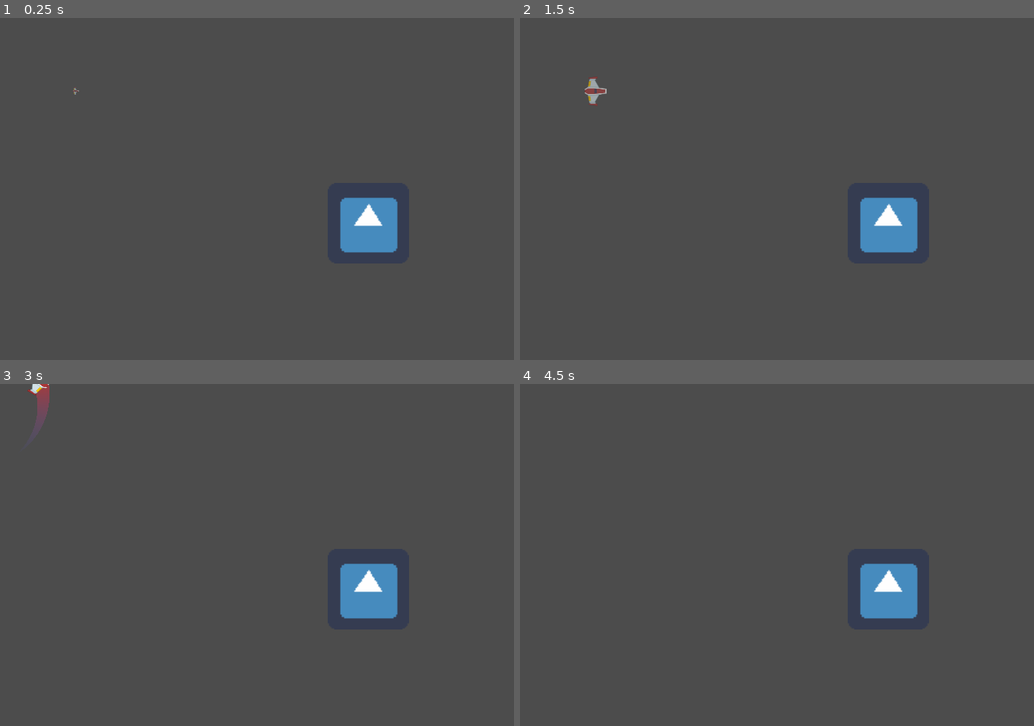
Above: before the commit, frames 1-4 (two rows, left to right).
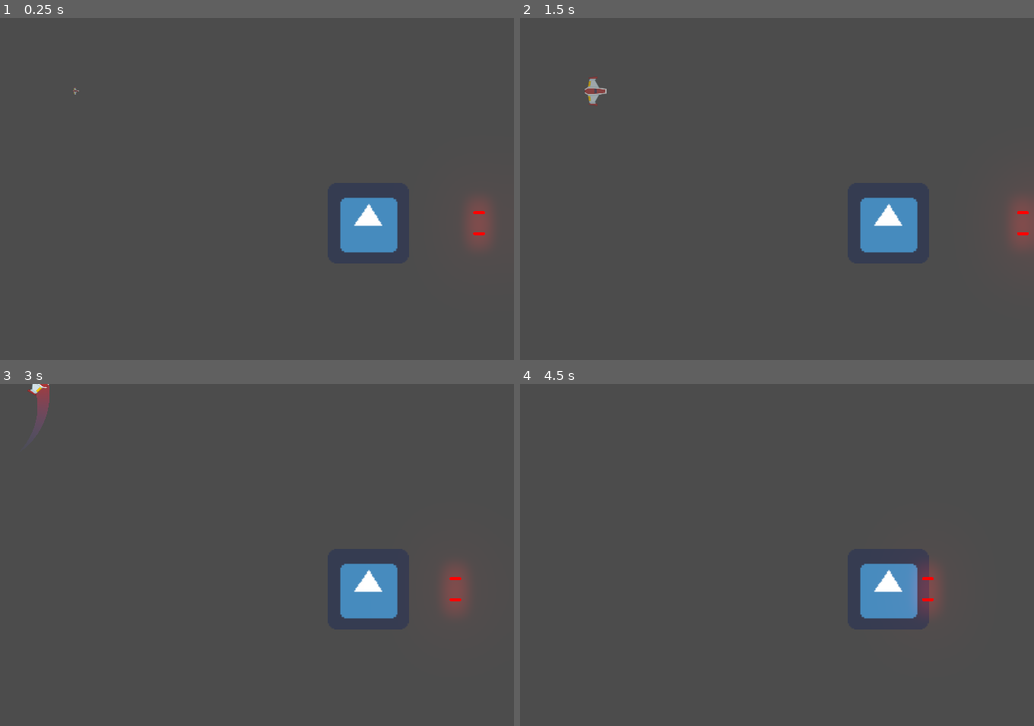
Above: after the commit, the same moments.

Repository: Matias-Barboza/Meteoritos_PixelLab_Nivel3
Game: Godot game, scene res://Juego/Niveles/NivelTest.tscn
Two runs of this game, one before a commit and one after it. Both use one fixed random seed, a clock stepped at 60 frames per second and the inputs below. The project has no main scene, so this scene is started directly. The engine's default icon, where the game draws it, is replaced by a stand-in: a white triangle on a blue panel in a dark square.
Inputs (mouse positions are in pixels of both pictures, inside the frame that each line leads up to):
- Up to frame 1 (0.25 s): no input
- Up to frame 2 (1.5 s): move the mouse to (864, 171) at 0.52 s; hold W (mover_adelante) 0.53-1.28 s; hold Right mouse button (disparo_laser) 0.53-1.28 s; move the mouse to (607, 206) at 1.27 s; hold S (mover_atras) from 1.28 s (still down); click (607, 206) at 1.35 s
- Up to frame 3 (3 s): move the mouse to (272, 479) at 2.02 s; release S (mover_atras) at 2.03 s; hold D (rotar_antihorario) 2.03-2.78 s; hold W (mover_adelante) from 2.03 s (still down); move the mouse to (179, 623) at 2.77 s; tap A (rotar_horario) at 2.85 s
- Up to frame 4 (4.5 s): move the mouse to (910, 606) at 3.52 s; release W (mover_adelante) at 3.53 s; hold Right mouse button (disparo_laser) 3.53-4.28 s; hold S (mover_atras) from 3.53 s (still down); move the mouse to (545, 503) at 4.27 s; click (545, 503) at 4.35 s

The runs differ from the first frame. In frame 1, 0.6% of the frame differs, in the area x 90-96%, y 52-68%; in frame 2, 0.7%, in the area x 95-100%, y 52-68%; in frame 3, 0.6%; in frame 4, 0.7%.

Commit message:
Impacto en player y enemigo

Diff:
--- /dev/null
+++ b/Juego/Naves/Enemigos/Area2D.gd
@@ -0,0 +1,4 @@
+extends Area2D
+
+func recibir_danio(danio : float) -> void:
+	owner.recibir_danio(danio)
--- a/Juego/Naves/Enemigos/EnemigoDummy.gd
+++ b/Juego/Naves/Enemigos/EnemigoDummy.gd
@@ -1,8 +1,24 @@
 extends Node2D
 
+
+#Atributos
+export var hitpoints : float = 10
+
+
+func _process(delta: float) -> void:
+
+	$Canion.set_esta_disparando(true)
 
 
 func _on_Area2D_body_entered(body: Node) -> void:
 
 	if body is Player:
 		body.destruir()
+
+
+func recibir_danio(danio : float):
+
+	hitpoints -= danio
+
+	if hitpoints < 0.0:
+		queue_free()
--- a/Juego/Naves/Enemigos/EnemigoDummy.tscn
+++ b/Juego/Naves/Enemigos/EnemigoDummy.tscn
@@ -1,7 +1,10 @@
-[gd_scene load_steps=4 format=2]
+[gd_scene load_steps=7 format=2]
 
 [ext_resource path="res://icon.png" type="Texture" id=1]
 [ext_resource path="res://Juego/Naves/Enemigos/EnemigoDummy.gd" type="Script" id=2]
+[ext_resource path="res://Juego/Naves/Enemigos/Area2D.gd" type="Script" id=3]
+[ext_resource path="res://Juego/Proyectiles/ProyectilEnemigo.tscn" type="PackedScene" id=4]
+[ext_resource path="res://Juego/Proyectiles/Canion.tscn" type="PackedScene" id=5]
 
 [sub_resource type="RectangleShape2D" id=1]
 extents = Vector2( 116, 116 )
@@ -12,6 +15,7 @@
 [node name="Area2D" type="Area2D" parent="."]
 collision_layer = 2
 collision_mask = 13
+script = ExtResource( 3 )
 
 [node name="CollisionShape2D" type="CollisionShape2D" parent="Area2D"]
 shape = SubResource( 1 )
@@ -20,4 +24,15 @@
 scale = Vector2( 4, 4 )
 texture = ExtResource( 1 )
 
+[node name="Canion" parent="." instance=ExtResource( 5 )]
+proyectil = ExtResource( 4 )
+
+[node name="PuntoIzquierdo" parent="Canion" index="0"]
+position = Vector2( 0, -33 )
+
+[node name="PuntoDerecho" parent="Canion" index="1"]
+position = Vector2( 0, 33 )
+
 [connection signal="body_entered" from="Area2D" to="." method="_on_Area2D_body_entered"]
+
+[editable path="Canion"]
--- a/Juego/Naves/Player/Player.gd
+++ b/Juego/Naves/Player/Player.gd
@@ -14,6 +14,8 @@
 export var potencia_motor : int = 30
 export var potencia_rotacion : int = 270
 export var estela_maxima : int = 150
+export var hitpoints : float = 10
+
 
 #Atributos
 var empuje : Vector2 = Vector2.ZERO
@@ -27,6 +29,8 @@
 onready var estela : Estela = $PuntoInicioEstela/Trail2D
 onready var sfx_motor : AudioStreamPlayer2D = $SFXMotor
 onready var colisionador : CollisionShape2D = $CollisionShape2D
+onready var sfx_hurt : AudioStreamPlayer = $SFXImpactoDanio
+
 
 # Métodos
 func _ready() -> void:
@@ -129,6 +133,15 @@
 	controlador_estados(ESTADO.MUERTO)
 
 
+func recibir_danio(danio : float):
+
+	hitpoints -= danio
+	sfx_hurt.play()
+
+	if hitpoints < 0.0:
+		destruir()
+
+
 func _on_AnimationPlayer_animation_finished(anim_name: String) -> void:
 	if anim_name == "spawn":
 		controlador_estados(ESTADO.VIVO)
--- a/Juego/Naves/Player/Player.tscn
+++ b/Juego/Naves/Player/Player.tscn
@@ -7,6 +7,7 @@
 [ext_resource path="res://Juego/Proyectiles/Láser/LaserBeam2D.tscn" type="PackedScene" id=5]
 [ext_resource path="res://Juego/Naves/Player/Trail/Trail2D.tscn" type="PackedScene" id=6]
 [ext_resource path="res://Juego/Naves/Player/Motor/SFXMotor.tscn" type="PackedScene" id=7]
+[ext_resource path="res://Juego/Naves/Player/impacto_player.ogg" type="AudioStream" id=8]
 
 [sub_resource type="CircleShape2D" id=1]
 radius = 36.0555
@@ -85,6 +86,7 @@
 
 [node name="LaserBeam2D" parent="." instance=ExtResource( 5 )]
 position = Vector2( 40, 0 )
+collide_with_areas = true
 
 [node name="PuntoInicioEstela" type="Position2D" parent="."]
 position = Vector2( -9, 0 )
@@ -104,6 +106,10 @@
 anims/default = SubResource( 2 )
 anims/spawn = SubResource( 3 )
 
+[node name="SFXImpactoDanio" type="AudioStreamPlayer" parent="."]
+stream = ExtResource( 8 )
+bus = "SFX"
+
 [connection signal="animation_finished" from="AnimationPlayer" to="." method="_on_AnimationPlayer_animation_finished"]
 
 [editable path="Canion"]
--- a/Juego/Proyectiles/Láser/LaserBeam2D.gd
+++ b/Juego/Proyectiles/Láser/LaserBeam2D.gd
@@ -15,6 +15,7 @@
 # It plays appearing and disappearing animations when it's not animating.
 # See `appear()` and `disappear()` for more information.
 var is_casting := false setget set_is_casting
+var radio_danio : float = 2.0
 
 onready var fill := $FillLine2D
 onready var tween := $Tween
@@ -33,7 +34,7 @@
 
 func _physics_process(delta: float) -> void:
 	cast_to = (cast_to + Vector2.RIGHT * cast_speed * delta).limit_length(max_length)
-	cast_beam()
+	cast_beam(delta)
 
 
 func set_is_casting(cast: bool) -> void:
@@ -59,7 +60,7 @@
 
 # Controls the emission of particles and extends the Line2D to `cast_to` or the ray's
 # collision point, whichever is closest.
-func cast_beam() -> void:
+func cast_beam(delta : float) -> void:
 	var cast_point := cast_to
 
 	force_raycast_update()
@@ -69,6 +70,8 @@
 		cast_point = to_local(get_collision_point())
 		collision_particles.global_rotation = get_collision_normal().angle()
 		collision_particles.position = cast_point
+		if get_collider().has_method("recibir_danio"):
+			get_collider().recibir_danio(radio_danio * delta)
 
 	fill.points[1] = cast_point
 	beam_particles.position = cast_point * 0.5
--- a/Juego/Proyectiles/Proyectil.gd
+++ b/Juego/Proyectiles/Proyectil.gd
@@ -6,10 +6,11 @@
 var danio : float
 
 
-func crear(pos : Vector2, dir: float, vel : float, danio : int) -> void:
+func crear(pos : Vector2, dir: float, vel : float, danio_proyectil : int) -> void:
 	position = pos
 	rotation = dir
 	velocidad = Vector2(vel, 0).rotated(dir)
+	danio = danio_proyectil
 
 
 func _physics_process(delta: float) -> void:
@@ -18,3 +19,20 @@
 
 func _on_VisibilityNotifier2D_screen_exited() -> void:
 	queue_free()
+
+
+func _on_Proyectil_area_entered(area: Area2D) -> void:
+
+	daniar(area)
+
+
+func _on_Proyectil_body_entered(body: Node) -> void:
+	daniar(body)
+
+
+func daniar(cuerpo : CollisionObject2D):
+
+	if cuerpo.has_method("recibir_danio"):
+		cuerpo.recibir_danio(danio)
+
+	queue_free()
--- a/Juego/Proyectiles/Proyectil.tscn
+++ b/Juego/Proyectiles/Proyectil.tscn
@@ -25,4 +25,6 @@
 [node name="VisibilityNotifier2D" type="VisibilityNotifier2D" parent="."]
 scale = Vector2( 0.7, 0.5 )
 
+[connection signal="area_entered" from="." to="." method="_on_Proyectil_area_entered"]
+[connection signal="body_entered" from="." to="." method="_on_Proyectil_body_entered"]
 [connection signal="screen_exited" from="VisibilityNotifier2D" to="." method="_on_VisibilityNotifier2D_screen_exited"]
Not shown: 1 places in Juego/Naves/Player/Player.tscn that only renumber resources
Not shown, added: Juego/Naves/Player/impacto_player.ogg.import
Not shown, added: Juego/Naves/Player/impacto_player.ogg
